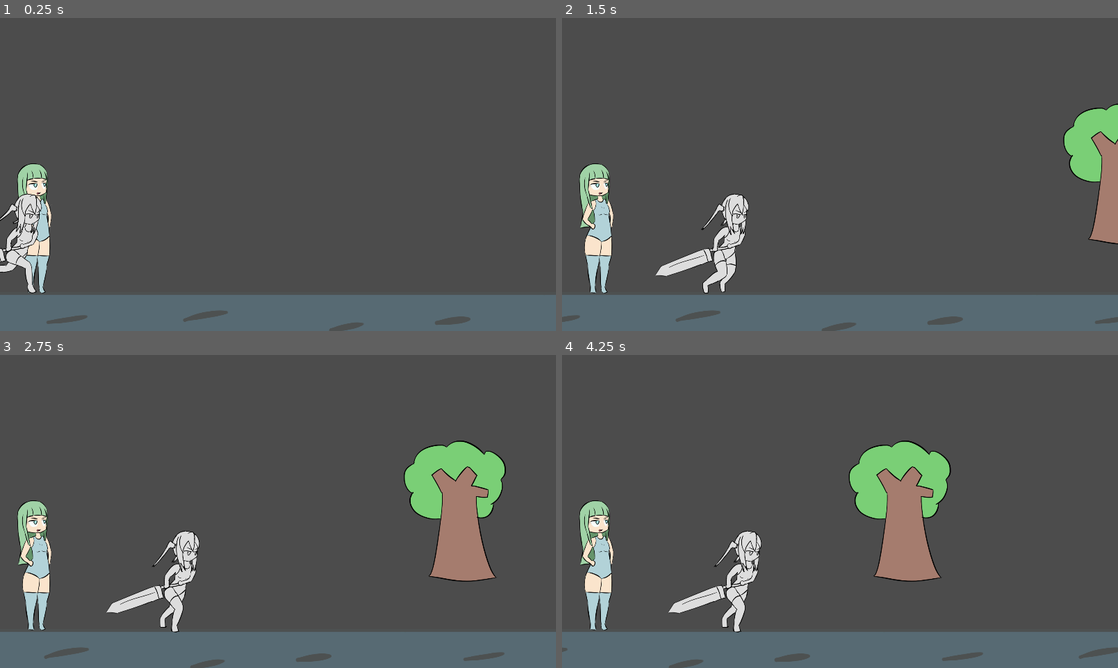
Above: before the commit, frames 1-4 (two rows, left to right).
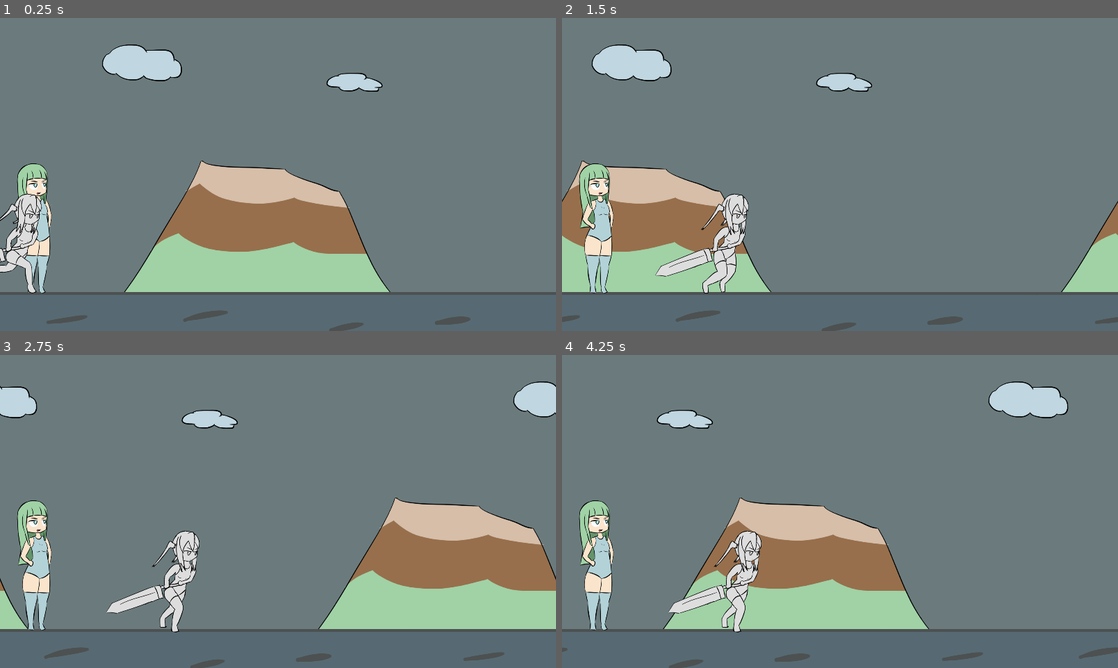
Above: after the commit, the same moments.

Repository: BeatMil/AnimuJump2
Game: Godot game, scene res://scenes/Forest.tscn
Two runs of this game, one before a commit and one after it. Both use one fixed random seed, a clock stepped at 60 frames per second and the inputs below.
Inputs:
- Up to frame 1 (0.25 s): no input
- Up to frame 2 (1.5 s): no input
- Up to frame 3 (2.75 s): no input
- Up to frame 4 (4.25 s): no input

The runs differ from the first frame. In frame 1, 85% of the frame differs, in the area x 0-100%, y 0-88%; in frame 2, 84%; in frame 3, 84%; in frame 4, 84%.

Commit message:
Add parallax background

Diff:
--- a/project.godot
+++ b/project.godot
@@ -7,6 +7,76 @@
 ;   param=value ; assign values to parameters
 
 config_version=4
+
+_global_script_classes=[ {
+"base": "Node",
+"class": "DiscordRPC",
+"language": "GDScript",
+"path": "res://addons/godot_editor_discord_presence/Discord RPC/DiscordRPC.gd"
+}, {
+"base": "Reference",
+"class": "DiscordRPCEnum",
+"language": "GDScript",
+"path": "res://addons/godot_editor_discord_presence/Discord RPC/DiscordRPCEnum.gd"
+}, {
+"base": "Reference",
+"class": "DiscordRPCUtil",
+"language": "GDScript",
+"path": "res://addons/godot_editor_discord_presence/Discord RPC/RPC.gd"
+}, {
+"base": "Reference",
+"class": "IPCUtil",
+"language": "GDScript",
+"path": "res://addons/godot_editor_discord_presence/Discord RPC/util/IPCUtil.gd"
+}, {
+"base": "Reference",
+"class": "RichPresence",
+"language": "GDScript",
+"path": "res://addons/godot_editor_discord_presence/Discord RPC/ipc/module/rich presence/RichPresence.gd"
+}, {
+"base": "Reference",
+"class": "RichPresenceButton",
+"language": "GDScript",
+"path": "res://addons/godot_editor_discord_presence/Discord RPC/ipc/module/rich presence/RichPresenceButton.gd"
+}, {
+"base": "",
+"class": "RichPresenceModule",
+"language": "GDScript",
+"path": "res://addons/godot_editor_discord_presence/Discord RPC/ipc/module/rich presence/RichPreseneModule.gd"
+}, {
+"base": "",
+"class": "StreamPeerUnix",
+"language": "NativeScript",
+"path": "res://addons/godot-unix-socket/unix-socket.gdns"
+}, {
+"base": "Reference",
+"class": "URLUtil",
+"language": "GDScript",
+"path": "res://addons/godot_editor_discord_presence/Discord RPC/util/URLUtil.gd"
+}, {
+"base": "Reference",
+"class": "UUID",
+"language": "GDScript",
+"path": "res://addons/godot_editor_discord_presence/Discord RPC/util/UUID.gd"
+}, {
+"base": "",
+"class": "UpdateRichPresencePayload",
+"language": "GDScript",
+"path": "res://addons/godot_editor_discord_presence/Discord RPC/ipc/module/rich presence/UpdateRichPresencePayload.gd"
+} ]
+_global_script_class_icons={
+"DiscordRPC": "",
+"DiscordRPCEnum": "",
+"DiscordRPCUtil": "",
+"IPCUtil": "",
+"RichPresence": "",
+"RichPresenceButton": "",
+"RichPresenceModule": "",
+"StreamPeerUnix": "",
+"URLUtil": "",
+"UUID": "",
+"UpdateRichPresencePayload": ""
+}
 
 [application]
 
@@ -18,6 +88,10 @@
 
 Keybind="*res://scripts/keybind.gd"
 
+[discord_presence]
+
+first_button/label="Best Game Engine XD"
+
 [display]
 
 window/size/width=1920
@@ -25,9 +99,9 @@
 window/stretch/mode="2d"
 window/stretch/aspect="keep"
 
-[global]
+[editor_plugins]
 
-fps=false
+enabled=PoolStringArray( "res://addons/godot_editor_discord_presence/plugin.cfg" )
 
 [gui]
 
@@ -39,4 +113,5 @@
 
 [rendering]
 
+environment/default_clear_color=Color( 0.423529, 0.486275, 0.494118, 1 )
 environment/default_environment="res://default_env.tres"
--- a/scenes/Forest.tscn
+++ b/scenes/Forest.tscn
@@ -1,10 +1,13 @@
-[gd_scene load_steps=12 format=2]
+[gd_scene load_steps=15 format=2]
 
 [ext_resource path="res://media/sprites/kaisouko_look.png" type="Texture" id=1]
 [ext_resource path="res://media/sprites/chiichan_run.png" type="Texture" id=2]
 [ext_resource path="res://scripts/Boukengo.gd" type="Script" id=3]
-[ext_resource path="res://Nodes/Tree.tscn" type="PackedScene" id=4]
+[ext_resource path="res://media/sprites/mountain.png" type="Texture" id=4]
 [ext_resource path="res://media/sprites/ground.png" type="Texture" id=5]
+[ext_resource path="res://scripts/Camera2D.gd" type="Script" id=6]
+[ext_resource path="res://scripts/ParallaxLayerAuto.gd" type="Script" id=7]
+[ext_resource path="res://media/sprites/clouds.png" type="Texture" id=8]
 
 [sub_resource type="Animation" id=4]
 length = 0.001
@@ -178,8 +181,7 @@
 [node name="Camera2D" type="Camera2D" parent="."]
 anchor_mode = 0
 current = true
-
-[node name="Tree" parent="." instance=ExtResource( 4 )]
+script = ExtResource( 6 )
 
 [node name="Ground" type="Sprite" parent="."]
 position = Vector2( 1895, 1074 )
@@ -212,3 +214,22 @@
 autoplay = "intro"
 anims/RESET = SubResource( 6 )
 anims/intro = SubResource( 7 )
+
+[node name="ParallaxBackground" type="ParallaxBackground" parent="."]
+
+[node name="ParallaxLayer" type="ParallaxLayer" parent="ParallaxBackground"]
+motion_mirroring = Vector2( 1920, 0 )
+script = ExtResource( 7 )
+
+[node name="Mountain" type="Sprite" parent="ParallaxBackground/ParallaxLayer"]
+position = Vector2( 1034, 680 )
+texture = ExtResource( 4 )
+
+[node name="ParallaxLayer2" type="ParallaxLayer" parent="ParallaxBackground"]
+motion_mirroring = Vector2( 1920, 0 )
+script = ExtResource( 7 )
+SPEED = -200
+
+[node name="Clouds" type="Sprite" parent="ParallaxBackground/ParallaxLayer2"]
+position = Vector2( 961, 543 )
+texture = ExtResource( 8 )
--- /dev/null
+++ b/scripts/Camera2D.gd
@@ -0,0 +1,10 @@
+extends Camera2D
+
+
+func _ready():
+	pass # Replace with function body.
+
+
+func _process(delta):
+	# move_local_x(500 * delta)
+	pass
--- /dev/null
+++ b/scripts/ParallaxLayerAuto.gd
@@ -0,0 +1,7 @@
+extends ParallaxLayer
+
+export(int) var SPEED = -500
+
+
+func _process(delta):
+	motion_offset.x += SPEED * delta
Not shown, added: addons/godot-unix-socket/native_script.gd
Not shown, added: addons/godot_editor_discord_presence/Discord RPC/DiscordRPC.gd
Not shown, added: addons/godot_editor_discord_presence/Discord RPC/DiscordRPCEnum.gd
Not shown, added: addons/godot_editor_discord_presence/Discord RPC/RPC.gd
Not shown, added: addons/godot_editor_discord_presence/Discord RPC/ipc/IPC.gd
Not shown, added: addons/godot_editor_discord_presence/Discord RPC/ipc/IPCPayload.gd
Not shown, added: addons/godot_editor_discord_presence/Discord RPC/ipc/module/IPCModule.gd
Not shown, added: addons/godot_editor_discord_presence/Discord RPC/ipc/module/rich presence/RichPresence.gd
Not shown, added: addons/godot_editor_discord_presence/Discord RPC/ipc/module/rich presence/RichPresenceButton.gd
Not shown, added: addons/godot_editor_discord_presence/Discord RPC/ipc/module/rich presence/RichPresenceModule.gd
Not shown, added: addons/godot_editor_discord_presence/Discord RPC/ipc/module/rich presence/RichPreseneModule.gd
Not shown, added: addons/godot_editor_discord_presence/Discord RPC/ipc/module/rich presence/UpdateRichPresencePayload.gd
(and 18 more such lines)
